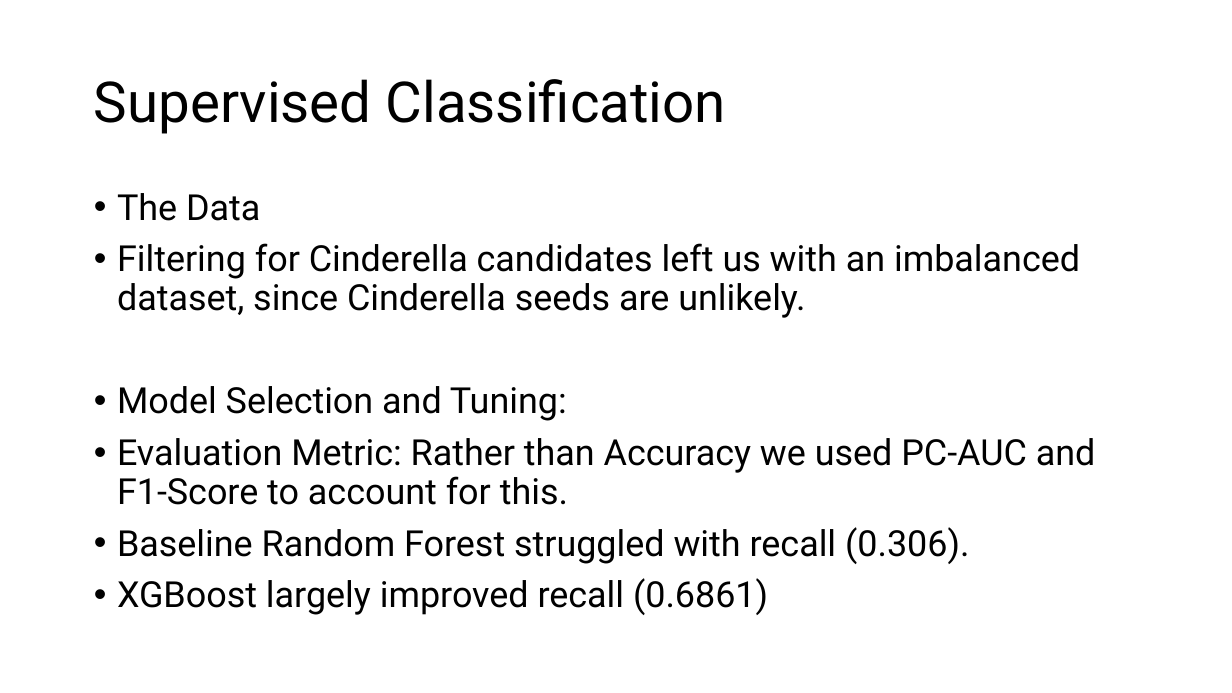
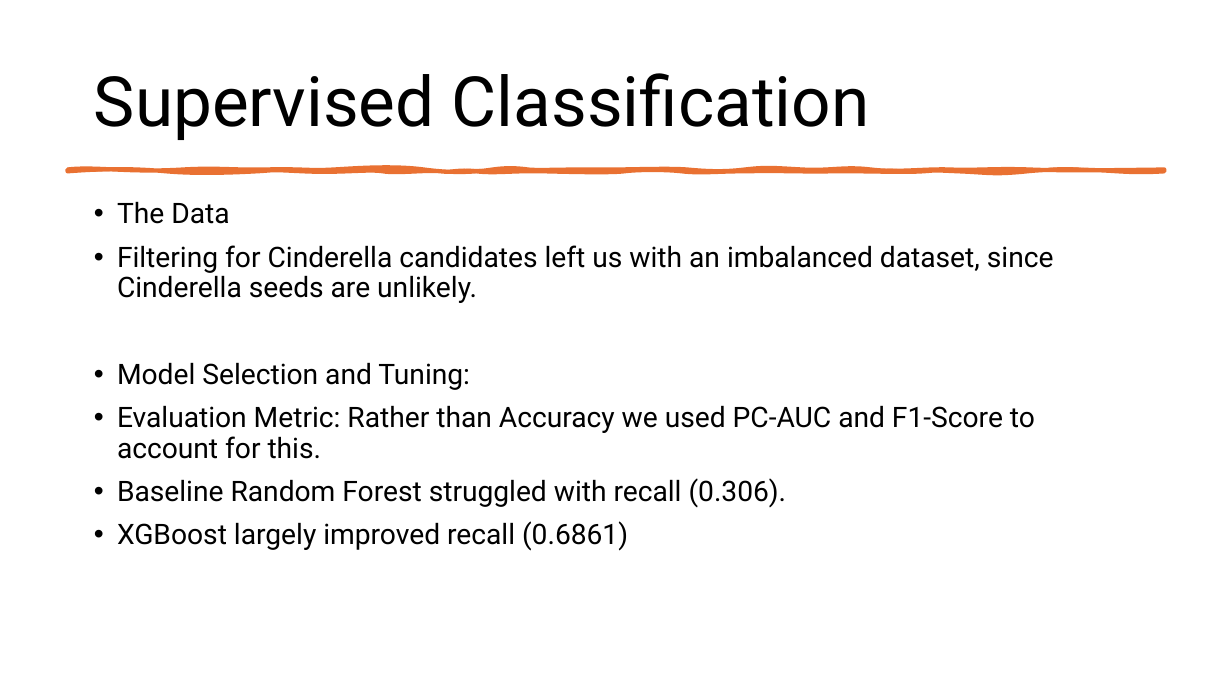
Before and after one commit to ThatTwoDude/STAT486_FinalProject, a slide deck: slide 6 of progress/ClassPresentation.pptx. Drawn at 1232x693 pixels with LibreOffice and Linux fonts; fonts in the diff are those of the drawing. Boxes give left, top, right and bottom in pixels: in the first picture for what was removed or moved away, otherwise in the second. Text is boxed around its words. In the diff, an @@ line names an element or a change of style, - is before the commit and + after.

```diff
--- a/progress/ClassPresentation.pptx
+++ b/progress/ClassPresentation.pptx
@@ title "Supervised Classification" at bbox=[94, 73, 869, 140]: size 44 to 54 pt @@
@@ freeform shape added at bbox=[67, 169, 1165, 171], fill #E97132, outline #E97132 3.25 pt @@
@@ text "The Data": place and size @@
-text "The Data" at bbox=[117, 193, 1096, 615]
+text "The Data" at bbox=[117, 201, 1054, 551]
@@ text "The Data" at bbox=[117, 201, 1054, 551]: size 28 to 22 pt @@
```
Also in this commit, not shown: 8 other slides changed.
